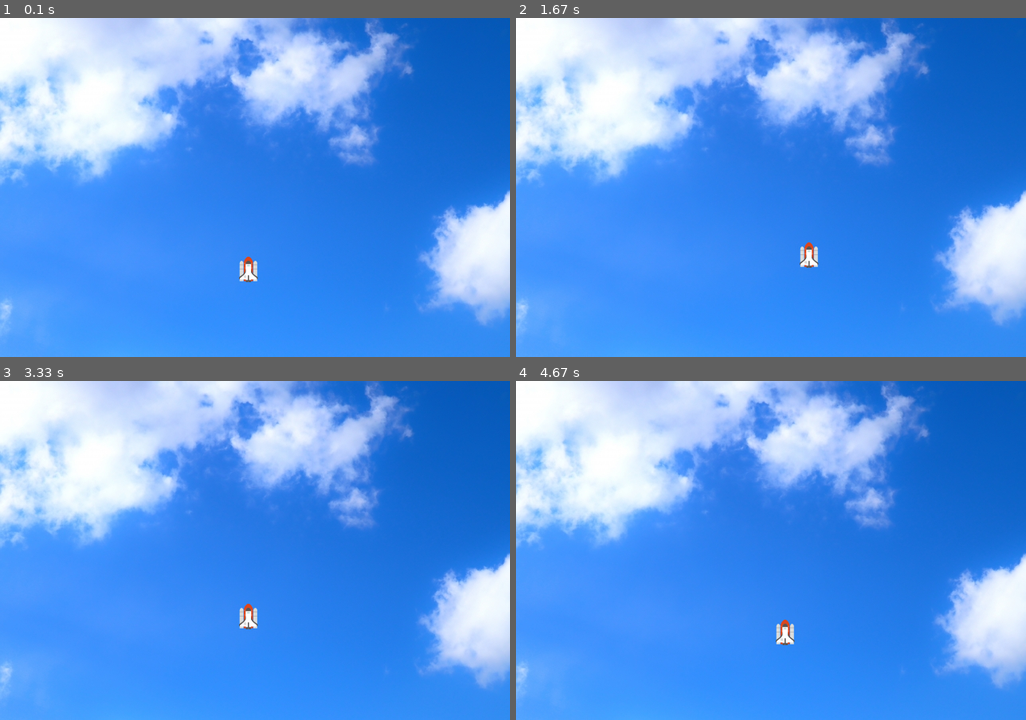
Above: before the commit, frames 1-4 (two rows, left to right).
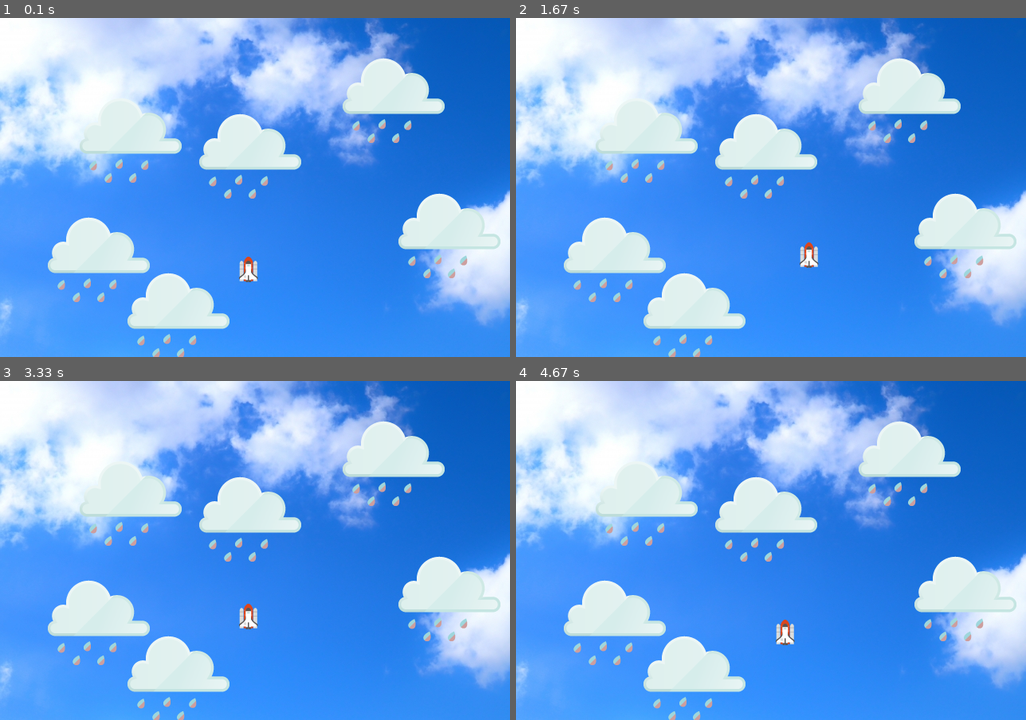
Above: after the commit, the same moments.

Repository: pheni-18/pygame-practice
Game: pygame game, started from app.py
Same seed, same stepped clock (60 frames per second), same inputs: the game is played once before the commit and once after it.
Inputs:
- Up to frame 1 (0.1 s): no input
- Up to frame 2 (1.67 s): hold Right 0.33-0.8 s; hold Up 0.83-1.13 s; hold Right 1.17-1.63 s
- Up to frame 3 (3.33 s): hold Left 1.67-2.2 s; hold Down 2.23-2.53 s; hold Left 2.57-2.97 s; hold Up from 3 s (still down)
- Up to frame 4 (4.67 s): release Up at 3.37 s; hold Right 3.4-4.03 s; hold Down 4.07-4.43 s; hold Left from 4.47 s (still down)

The runs differ from the first frame. In frame 1, 13% of the frame differs, in the area x 9-99%, y 11-100%; in frame 2, 13%; in frame 3, 13%; in frame 4, 13%.

Commit message:
Add obstacles

Diff:
--- a/app.py
+++ b/app.py
@@ -8,7 +8,9 @@
 IMAGE_DIR = os.path.join(APP_DIR, 'images')
 
 
-screen = pg.display.set_mode((640, 426))
+SCREEN_WIDTH = 640
+SCREEN_HEIGHT = 426
+screen = pg.display.set_mode((SCREEN_WIDTH, SCREEN_HEIGHT))
 
 icon_image_path = os.path.join(IMAGE_DIR, 'icon.png')
 icon_image = pg.image.load(icon_image_path)
@@ -23,8 +25,40 @@
 player_image = pg.image.load(player_image_path)
 player_x = 300
 player_y = 300
+PLAYER_WIDTH = 24
+PLAYER_HEIGHT = 32
 
 MOVE_DISTANCE = 1
+
+obstacle_image_path = os.path.join(IMAGE_DIR, 'obstacle.png')
+obstacle_image = pg.image.load(obstacle_image_path)
+obstacle_rects = [(100, 100), (60, 250), (160, 320), (250, 120), (500, 220), (430, 50)]
+OBSTACLE_WIDTH = 129
+OBSTACLE_HEIGHT = 107
+
+used_screen = [[0] * (SCREEN_HEIGHT + 1) for _ in range(SCREEN_WIDTH + 1)]
+for obstacle_rect in obstacle_rects:
+    obstacle_x = obstacle_rect[0]
+    obstacle_y = obstacle_rect[1]
+    for x in range(obstacle_x, obstacle_x + OBSTACLE_WIDTH + 1):
+        for y in range(obstacle_y, obstacle_y + OBSTACLE_HEIGHT + 1):
+            if not ((0 <= x <= SCREEN_WIDTH) and (0 <= y <= SCREEN_HEIGHT)):
+                continue
+
+            used_screen[x][y] = 1
+
+
+def can_move(player_x: int, player_y: int):
+    for x in range(player_x, player_x + PLAYER_WIDTH + 1):
+        for y in range(player_y, player_y + PLAYER_HEIGHT + 1):
+            if not ((0 <= x <= SCREEN_WIDTH) and (0 <= y <= SCREEN_HEIGHT)):
+                continue
+
+            if used_screen[x][y] == 1:
+                return False
+
+    return True
+
 
 stop = False
 while not stop:
@@ -35,18 +69,25 @@
             if event.key == pg.K_ESCAPE:
                 stop = True
 
-    keystate = pg.key.get_pressed()
-    if keystate[pg.K_UP]:
-        player_y -= MOVE_DISTANCE
-    if keystate[pg.K_DOWN]:
-        player_y += MOVE_DISTANCE
-    if keystate[pg.K_LEFT]:
-        player_x -= MOVE_DISTANCE
-    if keystate[pg.K_RIGHT]:
-        player_x += MOVE_DISTANCE
+    key_state = pg.key.get_pressed()
+    tmp_player_rect = [player_x, player_y]
+    if key_state[pg.K_UP]:
+        tmp_player_rect[1] = player_y - MOVE_DISTANCE
+    if key_state[pg.K_DOWN]:
+        tmp_player_rect[1] = player_y + MOVE_DISTANCE
+    if key_state[pg.K_LEFT]:
+        tmp_player_rect[0] = player_x - MOVE_DISTANCE
+    if key_state[pg.K_RIGHT]:
+        tmp_player_rect[0] = player_x + MOVE_DISTANCE
+
+    if can_move(tmp_player_rect[0], tmp_player_rect[1]):
+        player_x, player_y = tmp_player_rect
 
     screen.blit(background_image, (0, 0))
     screen.blit(player_image, (player_x, player_y))
+
+    for obstacle_rect in obstacle_rects:
+        screen.blit(obstacle_image, obstacle_rect)
 
     pg.display.update()
 
Binary file added: images/obstacle.png
